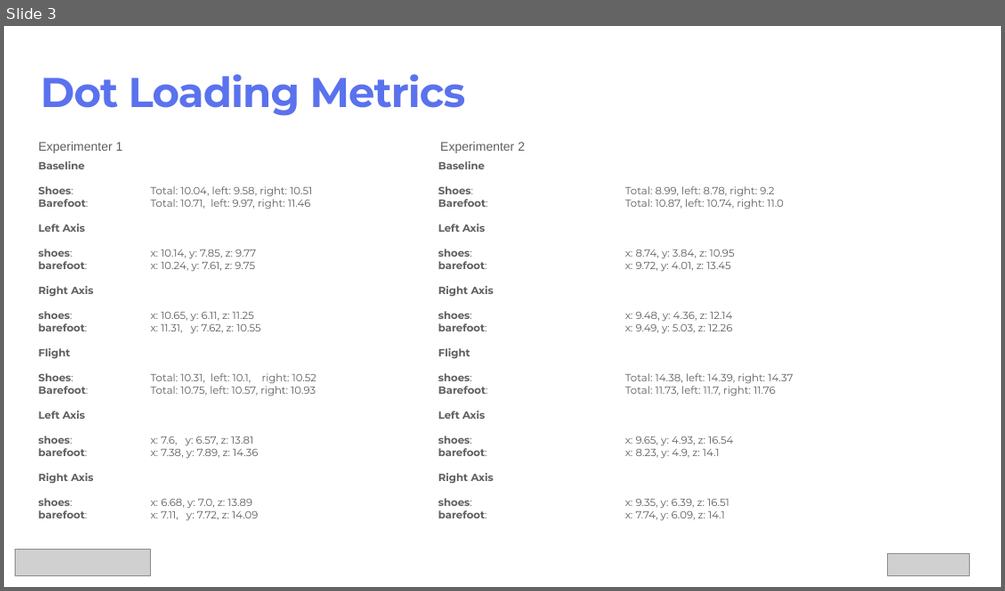
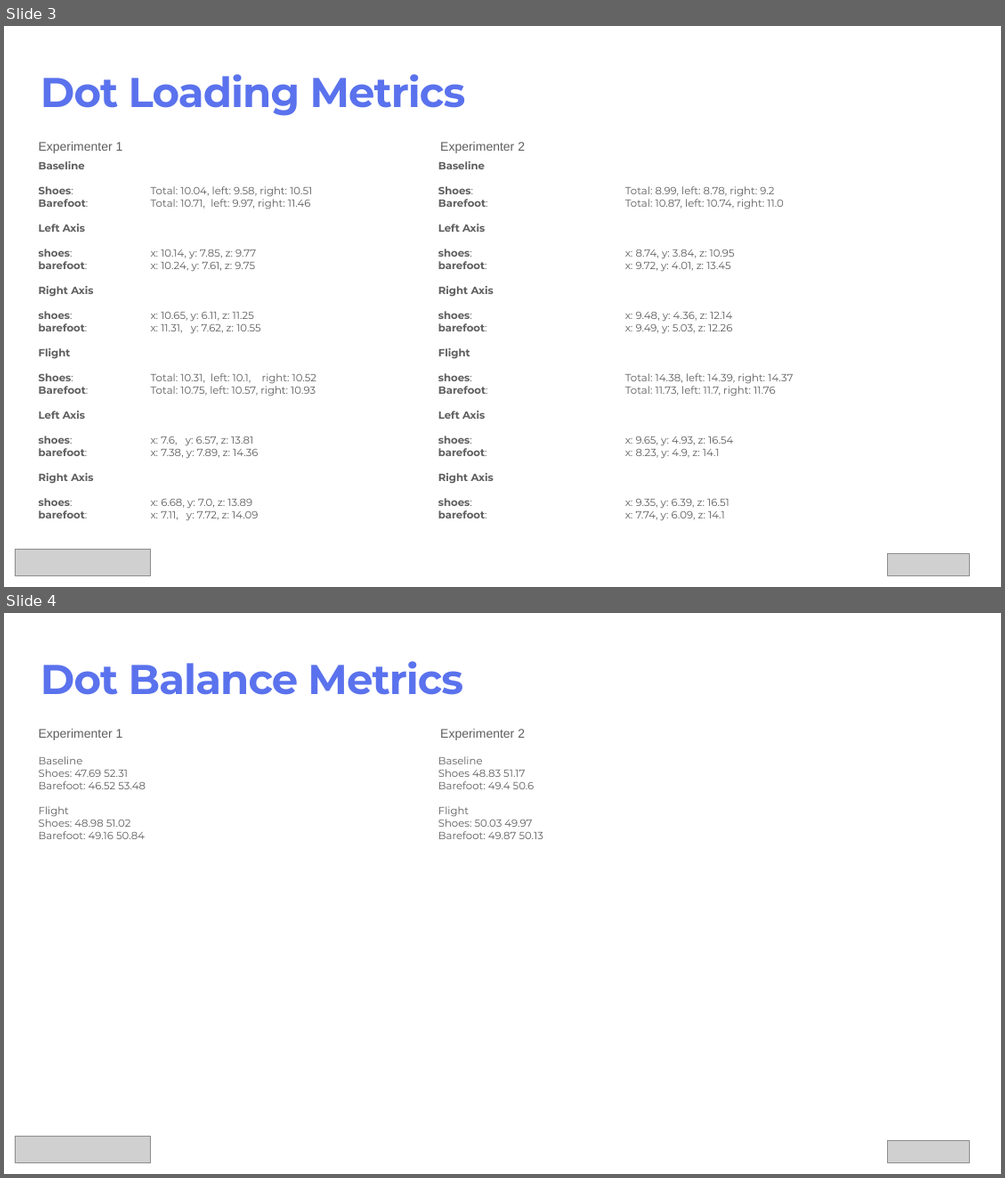
Before and after one commit to mcrooks83/ESA_85th_pbf_campaign_os, a slide deck: tables_and_figures.pptx. Shown one above the other, each under a label of ours: slide 3 before the commit, slides 3 and 4 after it. The pictures are 1005x591 and 1005x1178 pixels, drawn with LibreOffice and Linux fonts; fonts in the diff are those of the drawing; grey boxes stand for pictures. Boxes give left, top, right and bottom in pixels: in the first picture for what was removed or moved away, otherwise in the second. Text is boxed around its words. In the diff, an @@ line names an element or a change of style, - is before the commit and + after.

```diff
--- a/tables_and_figures.pptx
+++ b/tables_and_figures.pptx
@@ slide 4 added at bbox=[4, 613, 1001, 1174], background #FFFFFF @@
@@ title added at bbox=[40, 661, 463, 695], 80 pt, text #5A72ED, bold @@
+Dot Balance Metrics
@@ text added at bbox=[39, 729, 123, 740], 24 pt, text #5E5E5E @@
+Experimenter 1
@@ text added at bbox=[440, 729, 525, 740], 24 pt, text #5E5E5E @@
+Experimenter 2
@@ text added at bbox=[39, 756, 146, 839], 20 pt, text #5E5E5E @@
+Baseline
+Shoes: 47.69 52.31
+Barefoot: 46.52 53.48
+Flight
+Shoes: 48.98 51.02
+Barefoot: 49.16 50.84
@@ text added at bbox=[438, 756, 543, 839], 20 pt, text #5E5E5E @@
+Baseline
+Shoes 48.83 51.17
+Barefoot: 49.4 50.6
+Flight
+Shoes: 50.03 49.97
+Barefoot: 49.87 50.13
@@ rectangle added at bbox=[39, 921, 413, 933], fill #FFFFFF @@
@@ picture added at bbox=[15, 1135, 151, 1162] @@
@@ picture added at bbox=[887, 1140, 969, 1162] @@
```
Also in this commit, not shown: 1 slide changed, 6 other files.
